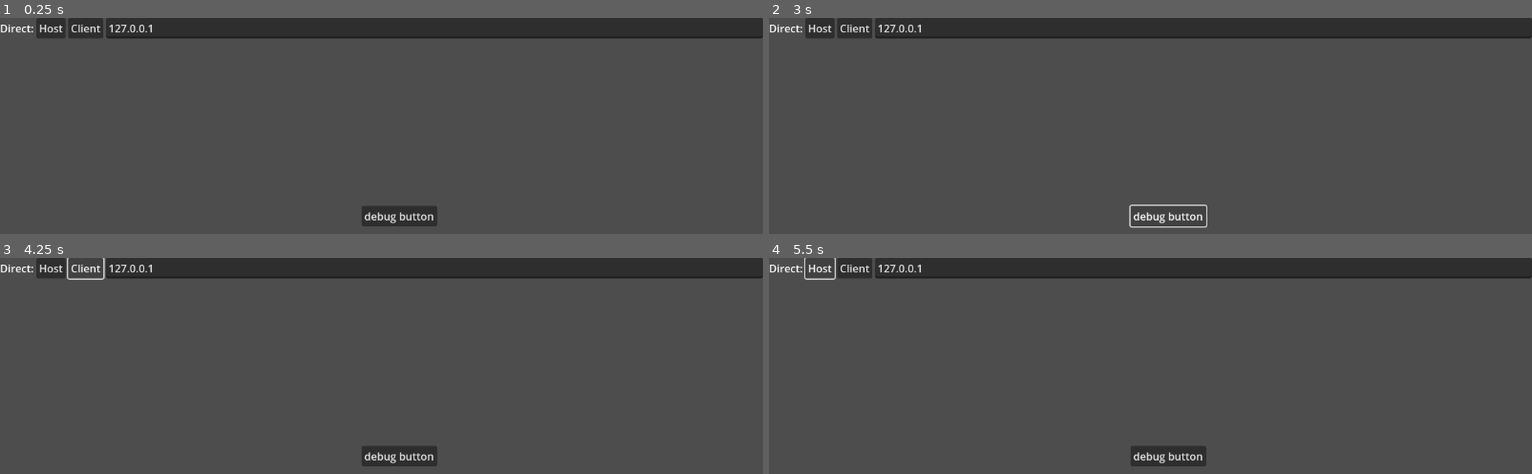
Above: before the commit, frames 1-4 (two rows, left to right).
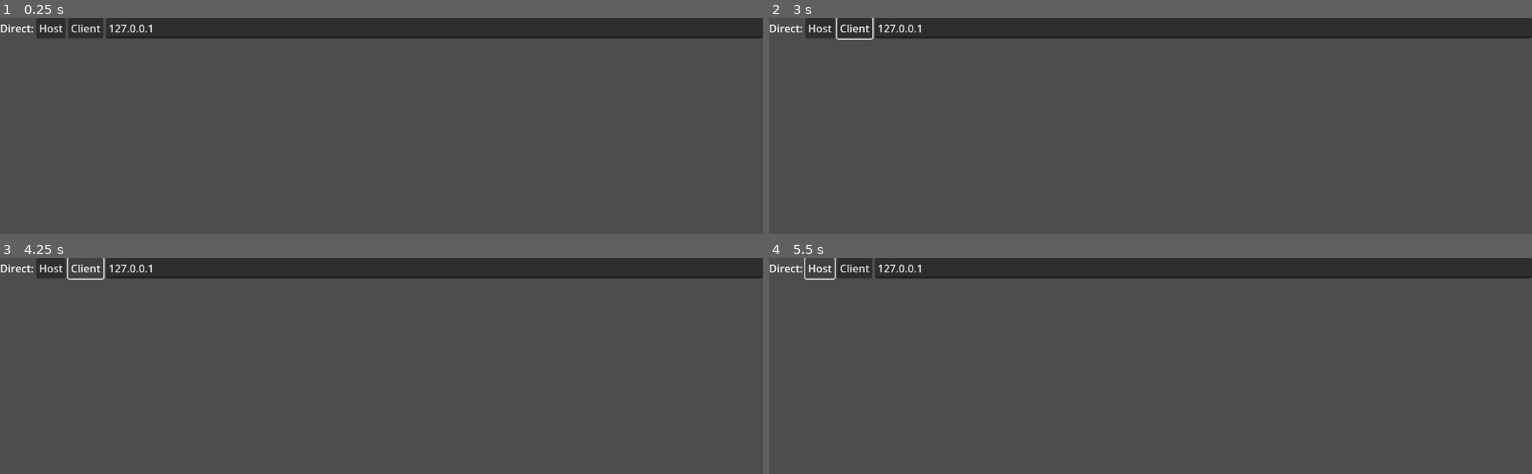
Above: after the commit, the same moments.

Repository: LeftCircle/GodotNetworkingTests
Game: Godot game, scene res://main.tscn
The game is run twice, just before and just after one commit, with the same random seed, the same clock (stepped at 60 frames per second) and the same inputs.
Inputs (mouse positions are in pixels of both pictures, inside the frame that each line leads up to):
- Up to frame 1 (0.25 s): no input
- Up to frame 2 (3 s): click (1165, 216) at 0.5 s, where only the run before the commit has a clickable "debug button"; click "Client" at 1.25 s; click "Client" at 2 s; click (1165, 216) at 2.75 s, where only the run before the commit has a clickable "debug button"
- Up to frame 3 (4.25 s): click "Client" at 3.5 s
- Up to frame 4 (5.5 s): click (1165, 456) at 4.25 s, where only the run before the commit has a clickable "debug button"; click "Host" at 5 s

The runs differ from the first frame. In frame 1, 0.9% of the frame differs, in the area x 47-58%, y 87-97%; in frame 2, 0.5%; in frame 3, 0.9%; in frame 4, 0.9%.
Error in both runs: Invalid access to property or key 'text' on a base object of type 'null instance'. (res://singletons/Server.gd:39)

Commit message:
dispair again. idk why buttons won't work

Diff:
--- a/main.tscn
+++ b/main.tscn
@@ -4,11 +4,6 @@
 
 [node name="Main" type="Node2D"]
 
-[node name="Control" type="Control" parent="."]
-layout_mode = 3
-anchors_preset = 0
+[node name="LoginScreen" parent="." instance=ExtResource("1_ig7tw")]
 offset_right = 1152.0
 offset_bottom = 648.0
-
-[node name="LoginScreen" parent="Control" instance=ExtResource("1_ig7tw")]
-layout_mode = 1
--- /dev/null
+++ b/scenes/characters/Player.gd
@@ -0,0 +1,4 @@
+extends CharacterBody3D
+class_name Player
+
+var player : int
--- a/scenes/characters/Player.tscn
+++ b/scenes/characters/Player.tscn
@@ -1,4 +1,6 @@
-[gd_scene load_steps=5 format=3 uid="uid://ce3hq8vewaump"]
+[gd_scene load_steps=6 format=3 uid="uid://ce3hq8vewaump"]
+
+[ext_resource type="Script" uid="uid://bxmfqaycbayjg" path="res://scenes/characters/Player.gd" id="1_pq8s5"]
 
 [sub_resource type="CapsuleMesh" id="CapsuleMesh_msnu2"]
 
@@ -9,6 +11,7 @@
 [sub_resource type="SceneReplicationConfig" id="SceneReplicationConfig_pq8s5"]
 
 [node name="Player" type="CharacterBody3D"]
+script = ExtResource("1_pq8s5")
 
 [node name="MeshInstance3D" type="MeshInstance3D" parent="."]
 transform = Transform3D(1, 0, 0, 0, 1, 0, 0, 0, 1, 0, 1, 0)
--- a/scenes/levels/default.gd
+++ b/scenes/levels/default.gd
@@ -34,6 +34,7 @@
 
 
 func add_player(id: int):
+	print("Adding player to default level: ", id)
 	var character = preloaded_player.instantiate()
 	# Set player id.
 	character.player = id
--- a/scenes/ui/LoginScreen.tscn
+++ b/scenes/ui/LoginScreen.tscn
@@ -1,9 +1,9 @@
-[gd_scene load_steps=3 format=3 uid="uid://dmemhlg2rcrys"]
+[gd_scene load_steps=2 format=3 uid="uid://dmemhlg2rcrys"]
 
 [ext_resource type="Script" uid="uid://caxuaa5xgl0qw" path="res://scenes/ui/login_screen.gd" id="1_fw4bc"]
-[ext_resource type="Script" uid="uid://uy3g214g1ocb" path="res://scenes/ui/debug_button.gd" id="2_r4cuc"]
 
 [node name="LoginScreen" type="Control"]
+process_mode = 3
 layout_mode = 3
 anchors_preset = 15
 anchor_right = 1.0
@@ -33,7 +33,6 @@
 [node name="Host" type="Button" parent="VBoxContainer/HBoxContainer"]
 layout_mode = 2
 text = "Host"
-script = ExtResource("2_r4cuc")
 
 [node name="Client" type="Button" parent="VBoxContainer/HBoxContainer"]
 layout_mode = 2
@@ -44,16 +43,5 @@
 size_flags_horizontal = 3
 text = "127.0.0.1"
 
-[node name="DebugButton" type="Button" parent="."]
-layout_mode = 2
-offset_left = 546.0
-offset_top = 285.0
-offset_right = 660.0
-offset_bottom = 316.0
-button_mask = 7
-text = "debug button"
-script = ExtResource("2_r4cuc")
-metadata/_custom_type_script = "uid://uy3g214g1ocb"
-
 [connection signal="pressed" from="VBoxContainer/HBoxContainer/Host" to="." method="_on_host_pressed"]
 [connection signal="pressed" from="VBoxContainer/HBoxContainer/Client" to="." method="_on_client_pressed"]
--- a/scenes/ui/login_screen.gd
+++ b/scenes/ui/login_screen.gd
@@ -1,5 +1,8 @@
 extends Control
 class_name LoginScreen
+
+func _ready() -> void:
+	Server.game_start.connect(_on_game_start)
 
 func _on_host_pressed() -> void:
 	print("On host pressed")
@@ -8,3 +11,6 @@
 
 func _on_client_pressed() -> void:
 	Server.on_connect_pressed()
+
+func _on_game_start() -> void:
+	queue_free()
--- a/singletons/CommandFrame.gd
+++ b/singletons/CommandFrame.gd
@@ -28,6 +28,9 @@
 var previous_command_frame : int = -1
 signal command_frame_process(delta, frame_number)
 
+func _physics_process(_delta: float) -> void:
+	execute()
+
 func execute():
 	previous_command_frame = frame
 	#var expected_frame = int((float(Time.get_ticks_msec()) / frame_length_msec)) % MAX_FRAME_NUMBER
@@ -37,17 +40,7 @@
 	assert(frame != previous_command_frame)
 	assert(frame <= MAX_FRAME_NUMBER)
 	Logging.log_line("------------------------ COMMAND FRAME " + str(frame) + " ------------------------")
-	#debug_last_frame_start = debug_current_frame_start
-	#debug_current_frame_start = Time.get_ticks_msec()
-	#var td = (debug_current_frame_start - debug_last_frame_start)
-	#Logging.log_line("Frame time = " + str(td))
-	#get_tree().multiplayer.poll()
-	#var poll_funcref = funcref(get_tree().multiplayer, "poll")
-	#FunctionQueue.queue_funcref(poll_funcref, [FunctionQueue.FUNC_IS_VOID])
 
-#func _process(delta):
-#	multiplayer.poll()
-#	pass
 
 func command_frame_greater_than_previous(frame_n : int, previous_frame : int) -> bool:
 	return (((frame_n > previous_frame) and (frame_n - previous_frame <= half_max_frame)) or
--- a/singletons/Server.gd
+++ b/singletons/Server.gd
@@ -10,7 +10,7 @@
 
 signal player_connected(network_id)
 signal player_disconnected(network_id)
-
+signal game_start()
 
 func _ready():
 	#get_tree().paused = true
@@ -67,8 +67,8 @@
 
 func start_game():
 	# Hide the UI and unpause to start the game.
-	$UI.hide()
-	get_tree().paused = false
+	#get_tree().paused = false
+	game_start.emit()
 	# Only change level on the server.
 	# Clients will instantiate the level via the spawner.
 	if multiplayer.is_server():
Not shown, added: scenes/characters/Player.gd.uid
